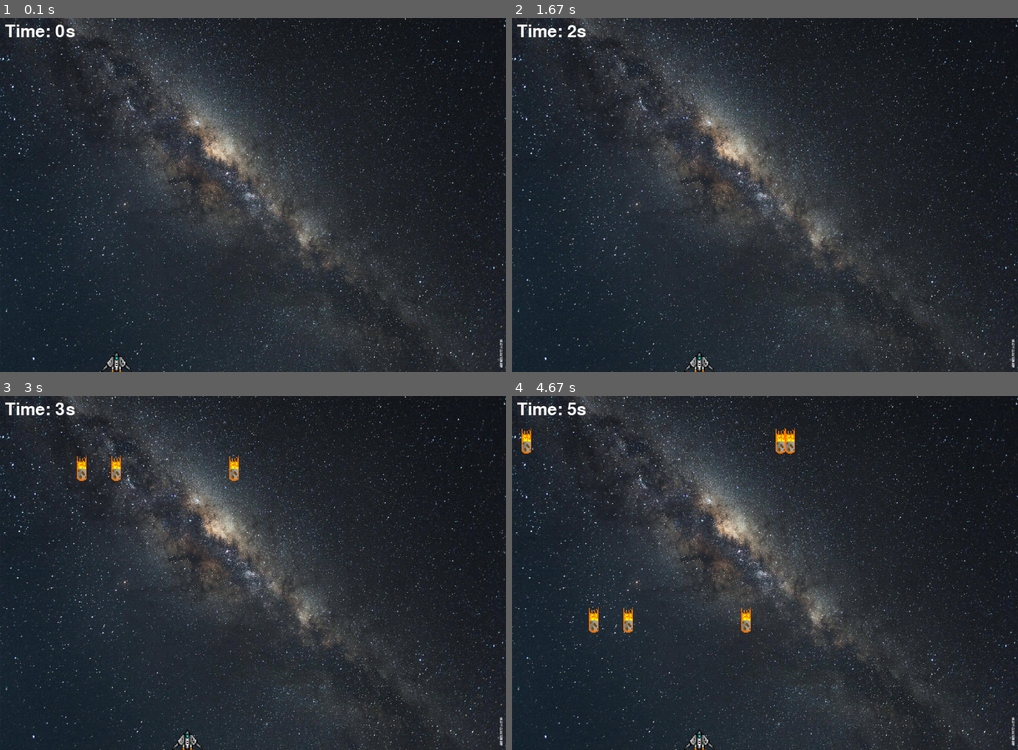
Above: before the commit, frames 1-4 (two rows, left to right).
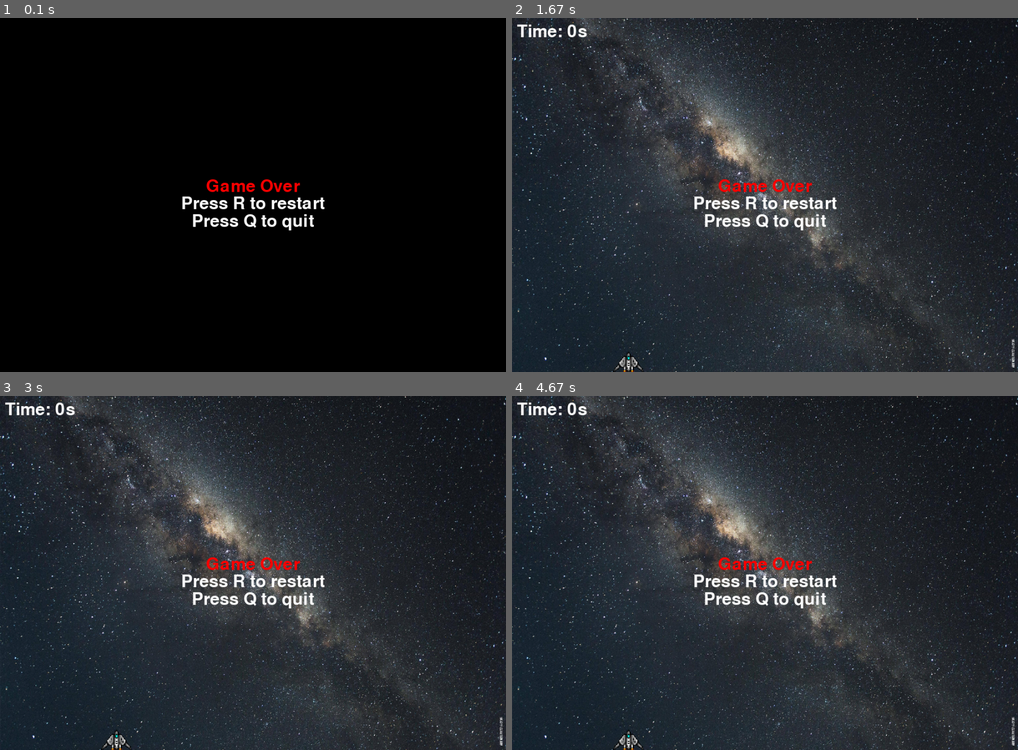
Above: after the commit, the same moments.

Repository: OmarHesham2356/PyGame-Project
Game: pygame game, started from game.py
Same seed, same stepped clock (60 frames per second), same inputs: the game is played once before the commit and once after it.
Inputs:
- Up to frame 1 (0.1 s): no input
- Up to frame 2 (1.67 s): hold R 0.33-0.8 s; hold Right 0.33-0.8 s; tap Enter at 0.83 s
- Up to frame 3 (3 s): no input
- Up to frame 4 (4.67 s): no input

The runs differ from the first frame. In frame 1, 99% of the frame differs, in the area x 0-100%, y 0-100%; in frame 2, 1.6%; in frame 3, 1.9%; in frame 4, 2.3%.

Commit message:
i added in game cotrol

Diff:
--- a/game.py
+++ b/game.py
@@ -7,7 +7,7 @@
 WIDTH ,HEIGHT=1000,700
 
 WIN = pygame.display.set_mode((WIDTH,HEIGHT))
-pygame.display.set_caption("SPACE DODGE")
+pygame.display.set_caption("NIGGA DODGE")
 
 BG = pygame.transform.scale(pygame.image.load("Bg.jpg"), (WIDTH,HEIGHT))
 
@@ -40,6 +40,30 @@
 
 def get_elapsed_time(start_time):
     return round(time.time() - start_time)
+
+def game_over_screen():
+    game_over_text = FONT.render("Game Over", 1, "red")
+    restart_text = FONT.render("Press R to restart", 1, "white")
+    quit_text = FONT.render("Press Q to quit", 1, "white")
+
+    WIN.blit(game_over_text, (WIDTH/2 - game_over_text.get_width()/2, HEIGHT/2 - game_over_text.get_height()))
+    WIN.blit(restart_text, (WIDTH/2 - restart_text.get_width()/2, HEIGHT/2))
+    WIN.blit(quit_text, (WIDTH/2 - quit_text.get_width()/2, HEIGHT/2 + quit_text.get_height()))
+
+    pygame.display.update()
+
+    waiting = True
+    while waiting:
+        for event in pygame.event.get():
+            if event.type == pygame.QUIT:
+                pygame.quit()
+                sys.exit()
+            elif event.type == pygame.KEYDOWN:
+                if event.key == pygame.K_r:
+                    return True  # Restart the game
+                elif event.key == pygame.K_q:
+                    pygame.quit()
+                    sys.exit()
 
 def main():
     run = True
@@ -98,6 +122,16 @@
             pygame.time.delay(4000)
             break
 
+        if game_over_screen():
+                # Restart the game
+                player = pygame.Rect(200, HEIGHT - PLAYER_HEIGHT, PLAYER_WIDTH, PLAYER_HEIGHT)
+                start_time = time.time()
+                elapsed_time = 0
+                stars = []
+                hit = False
+        else:
+            break
+
         draw(player, elapsed_time, stars)
     pygame.quit()
 
